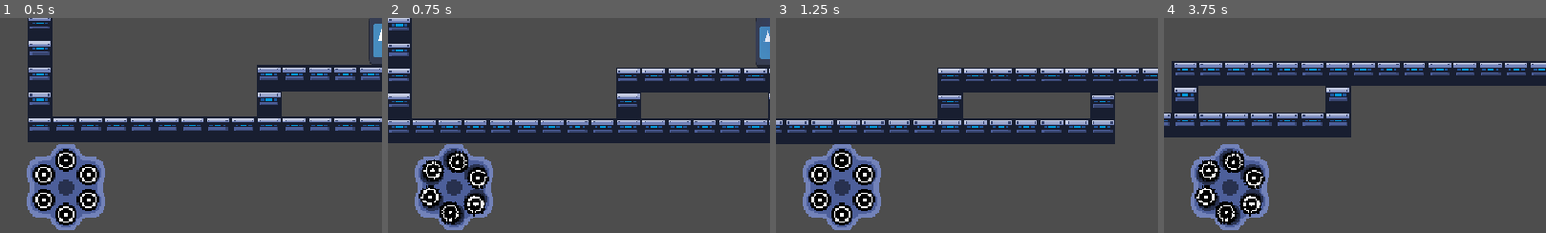
Above: before the commit, frames 1-4 (left to right).
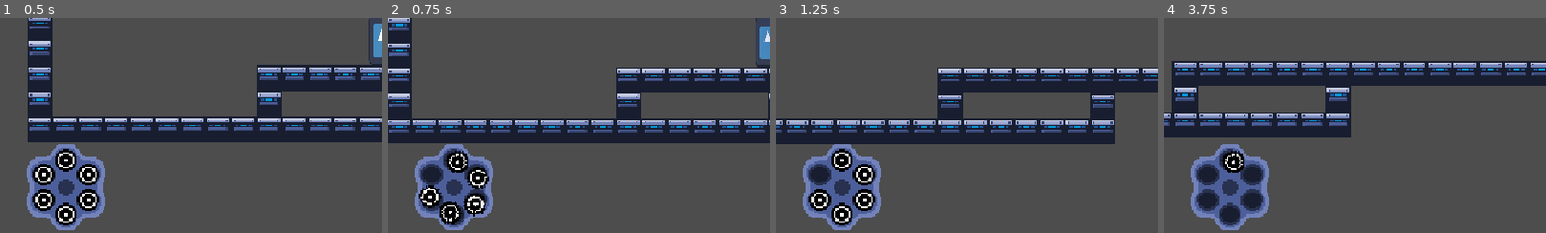
Above: after the commit, the same moments.

Repository: ygda-org/revolver
Game: Godot game, scene res://main/main.tscn
The game is run twice, just before and just after one commit, with the same random seed, the same clock (stepped at 60 frames per second) and the same inputs. The engine's default icon, where the game draws it, is replaced by a stand-in: a white triangle on a blue panel in a dark square.
Inputs (mouse positions are % of the whole screen's width and height, from its top left):
- Up to frame 1 (0.5 s): no input
- Up to frame 2 (0.75 s): tap Enter (ui_accept) at 0.5 s; move the mouse to (72, 45) at 0.52 s; hold D (right) from 0.53 s (still down); click (72, 45) at 0.6 s
- Up to frame 3 (1.25 s): keep holding D (right); tap Space (jump) at 0.77 s
- Up to frame 4 (3.75 s): move the mouse to (30, 55) at 1.27 s; click (30, 55) at 1.35 s; tap Space (jump) at 1.52, 3.02 s; move the mouse to (60, 28) at 2.02 s; release D (right) at 2.03 s; hold A (left) 2.03-2.78 s; click (60, 28) at 2.1 s; move the mouse to (45, 70) at 2.77 s; hold D (right) from 2.78 s (still down); click (45, 70) at 2.85 s; move the mouse to (80, 65) at 3.52 s; click (80, 65) at 3.6 s
The pictures show only the part of the screen within x 0-50%, y 47-97%; the shares and areas given below are measured in that part.

Frame 1 is identical in both runs. In frame 2, 0.5% of the frame differs, in the area x 9-15%, y 65-76%; in frame 3, 0.4%; in frame 4, 2.3%, in the area x 8-27%, y 65-96%.

Commit message:
preliminary bullet ui

Diff:
--- a/player/player.gd
+++ b/player/player.gd
@@ -115,8 +115,8 @@
 
 
 func _on_reload_timer_timeout() -> void:
+	GameState.reload()
 	GameState.stop_reload.emit()
-	GameState.reload()
 
 # hit enemy
 func _on_parry_hitbox_body_entered(body):
--- a/ui/bullet_ui.gd
+++ b/ui/bullet_ui.gd
@@ -6,13 +6,23 @@
 
 # Called when the node enters the scene tree for the first time.
 func _ready() -> void:
-	pass # Replace with function body.
+	render_bullets()
 
 func spin():
+	render_bullets()
 	var tween := get_tree().create_tween()
 	tween.tween_property(pivot, "rotation_degrees", -60, (5.0/32))
 	tween.tween_property(pivot, "rotation_degrees", 0, 0)
+	await tween.finished
+	render_bullets()
 
 func render_bullets():
-	for i : BulletResource in GameState.active_barrel:
-		i.outline_color
+	for i in range(len(GameState.active_barrel)):
+		var b_res : BulletResource = GameState.active_barrel[posmod(i + GameState.barrel_index, len(GameState.active_barrel))]
+		print(posmod(i + GameState.barrel_index, len(GameState.active_barrel)))
+		var sprite : Sprite2D = pivot.get_child(i)
+		if b_res.effect == BulletResource.effects.PARRY:
+			sprite.visible = false
+			continue
+		sprite.visible = true
+		sprite.material.set_shader_parameter("outline_color", b_res.outline_color)
--- a/ui/hud.gd
+++ b/ui/hud.gd
@@ -24,4 +24,5 @@
 
 func _on_stop_reload():
 	$RevolverAnim.stop()
+	$BulletUi.render_bullets()
 	$RevolverAnim.play("default")
